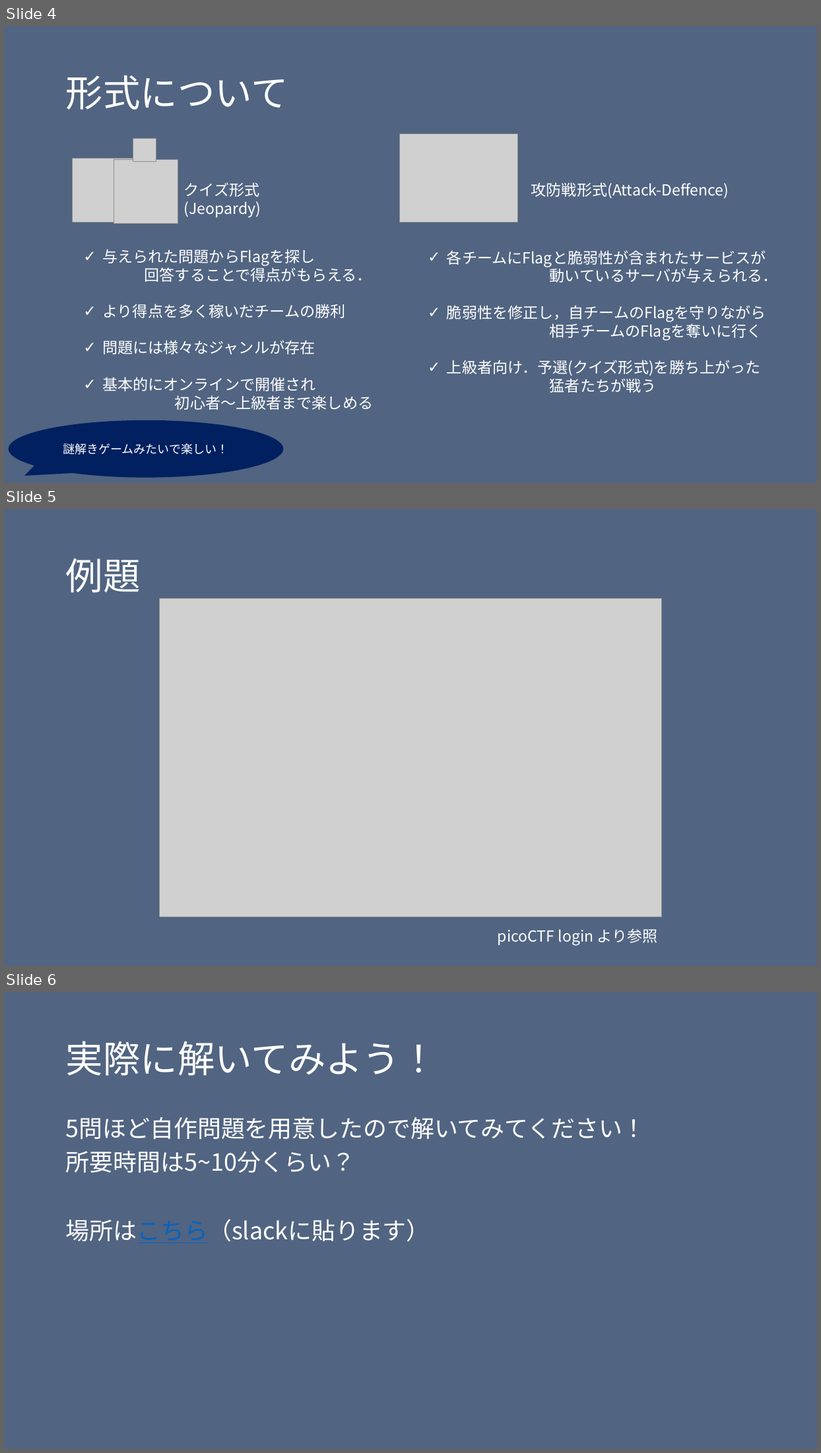
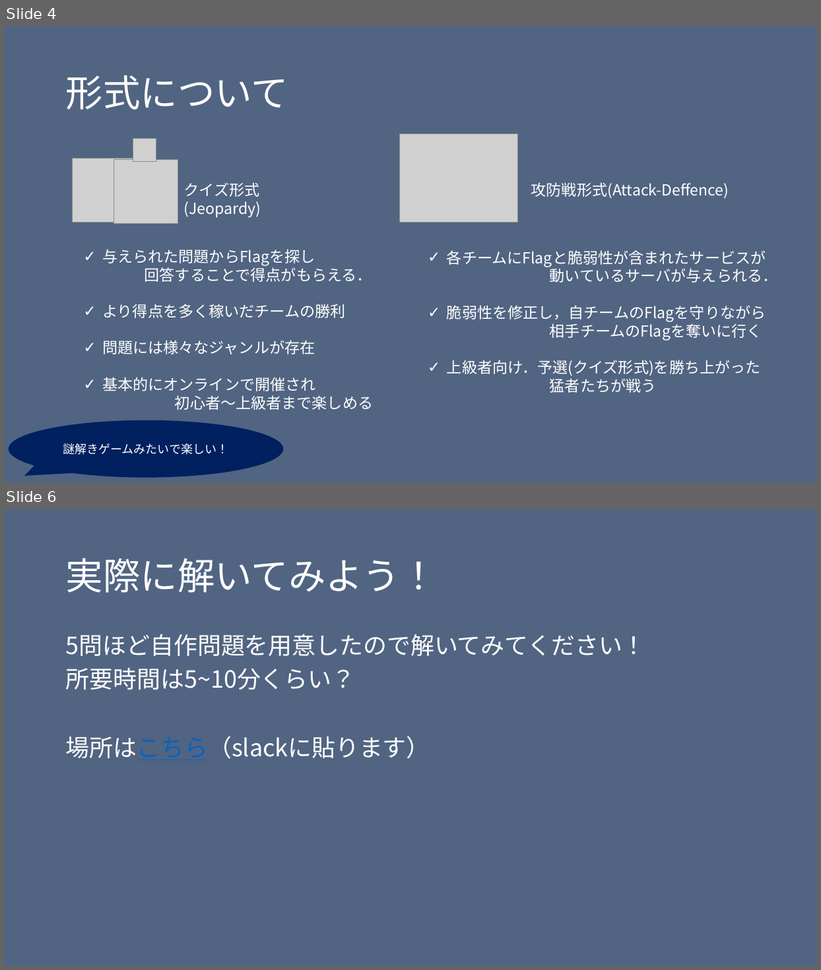
Before and after one commit to H0ndh11/CTF, a slide deck: ゼミ発表資料/ctf発表スライド.pptx. Shown one above the other, each under a label of ours: slides 4, 5 and 6 before the commit, slides 4 and 6 after it; the slides between them are not shown. The pictures are 821x1453 and 821x970 pixels, drawn with LibreOffice and Linux fonts; fonts in the diff are those of the drawing; grey boxes stand for pictures. Boxes give left, top, right and bottom in pixels: in the first picture for what was removed or moved away, otherwise in the second. Text is boxed around its words. In the diff, an @@ line names an element or a change of style, - is before the commit and + after.

Commit message:
例題廃止＆ジャンルについて追加

```diff
--- a/ゼミ発表資料/ctf発表スライド.pptx
+++ b/ゼミ発表資料/ctf発表スライド.pptx
@@ slide 5 removed at (4,509,817,966), background #526582 @@
@@ title removed at (66,559,141,593) @@
-例題
@@ picture removed at (160,599,661,918) @@
@@ text removed at (498,929,658,946) @@
-picoCTF login より参照
```
Also in this commit, not shown: 1 slide changed, 6 slides added.
